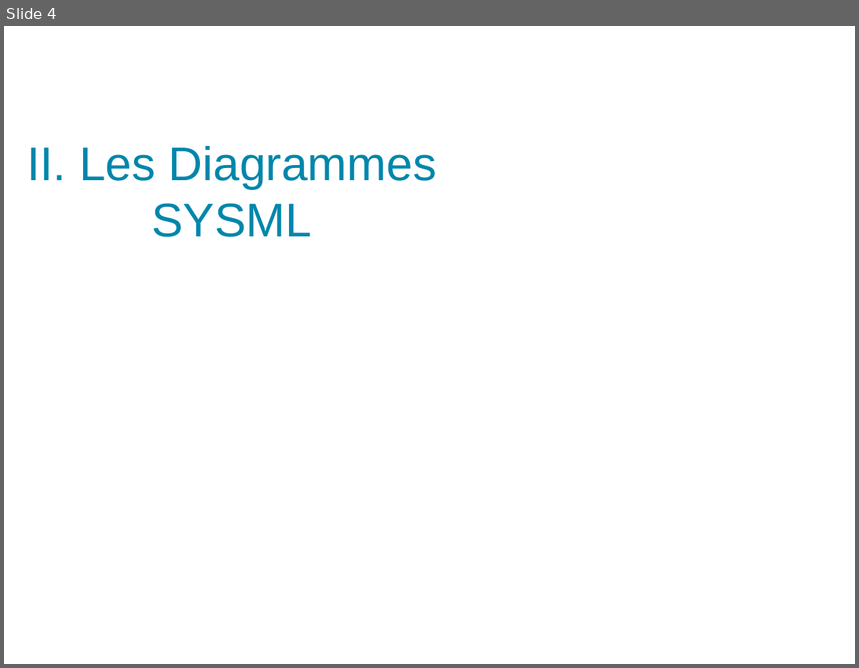
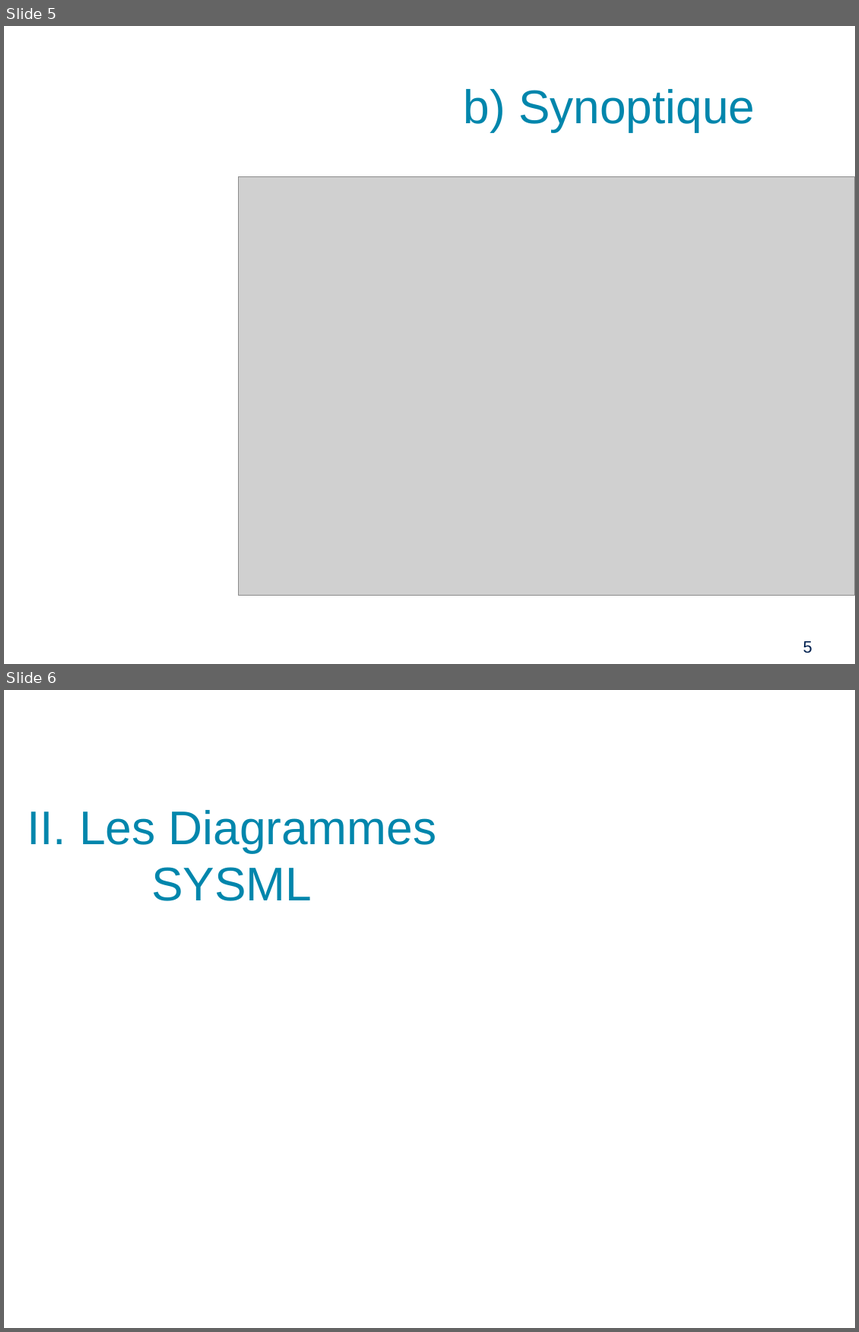
Before and after one commit to PinaudLucas/Projet, a slide deck: Lucas/Revue_1.odp. Shown one above the other, each under a label of ours: slide 4 before the commit, slides 5 and 6 after it. The pictures are 859x668 and 859x1332 pixels, drawn with LibreOffice and Linux fonts; fonts in the diff are those of the drawing; grey boxes stand for pictures; background and template pictures are left out. Boxes give left, top, right and bottom in pixels: in the first picture for what was removed or moved away, otherwise in the second. Text is boxed around its words. In the diff, an @@ line names an element or a change of style, - is before the commit and + after.

```diff
--- a/Lucas/Revue_1.odp
+++ b/Lucas/Revue_1.odp
@@ slide 5 added at [4, 26, 855, 664], background picture (left out) @@
@@ title added at [464, 89, 755, 132], 40 pt, text #0086AC @@
+b) Synoptique
@@ picture added at [239, 176, 855, 595] @@
@@ page number added at [804, 642, 813, 654], 14 pt, text #00204F @@
+5
@@ what was slide 4 is now slide 6 @@
```
Also in this commit, not shown: 7 slides changed, 5 other slides added, 2 other files.
